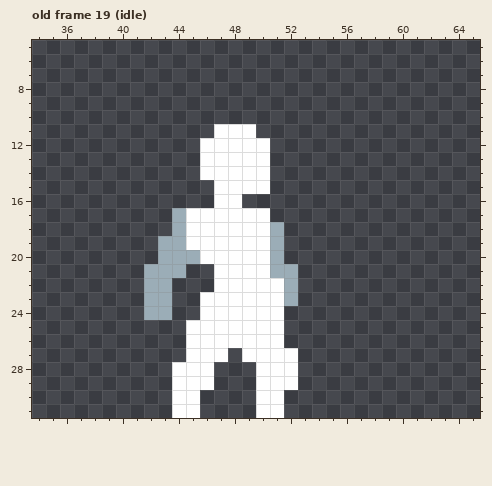
Two states of a pixel-art file, Assets/Resources/Sprites/player.aseprite. The first picture shows the starting point.
96x32 pixels, 41 frames. Colours within 5 levels of each other are drawn and written as one. Shown: old frame 19 (idle): x 34..65, y 5..31. The commit also changed other frames, which this record leaves out.
Now the later version:
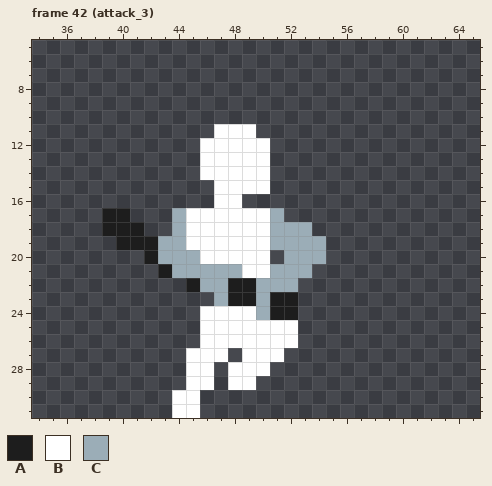
Palette (. is transparent): A #1d1d1d  B #ffffff  C #9badb7
A new or re-ordered frame is compared with the old frame closest to it.
Log entry: Fixed issue with interactables deselecting. Enhanced attack system
What changed:
frames 41 -> 48
Frame 42 (attack_3) is new; against old frame 19 (idle), layers "motion", "arms", "base":
The author put colour A in row 17 at x 39 to 40; in row 18 at x 39 to 41; in row 19 at x 40 to 42; in row 20 at x 42; in row 22 at x 45; in row 24 at x 52.
Colour B becomes colour A in row 22 at x 48 to 49; in row 23 at x 48 to 49 and 51; in row 24 at x 51.
Colour C becomes colour A in row 21 at x 43; in row 23 at x 52.
The author put colour B in rows 25 to 26 at x 52; in rows 28 to 29 at x 48 to 49.
The author put colour C in row 17 at x 51; in row 18 at x 52 to 53; in rows 19 to 20 at x 52 to 54; in row 21 at x 45 to 46 and 53; in row 22 at x 46.
Colour B becomes colour C in row 21 at x 47 to 48; in row 22 at x 47 and 50 to 51; in row 23 at x 47 and 50; in row 24 at x 50.
Colour B is gone in row 23 at x 46; in rows 25 to 26 at x 45; in row 27 at x 52; in row 28 at x 44 and 51 to 52; in row 29 at x 44 and 50 to 52; in rows 30 to 31 at x 50 to 51.
Colour C is gone in row 20 at x 51; in row 21 at x 42; in rows 22 to 24 at x 42 to 43.
